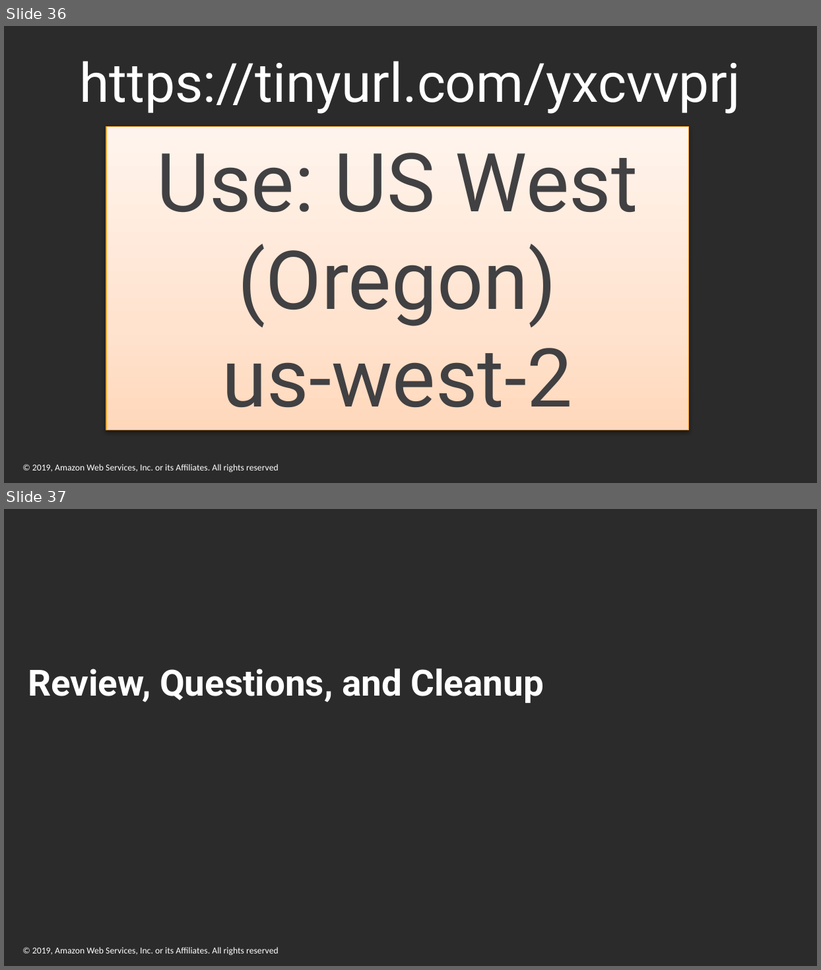
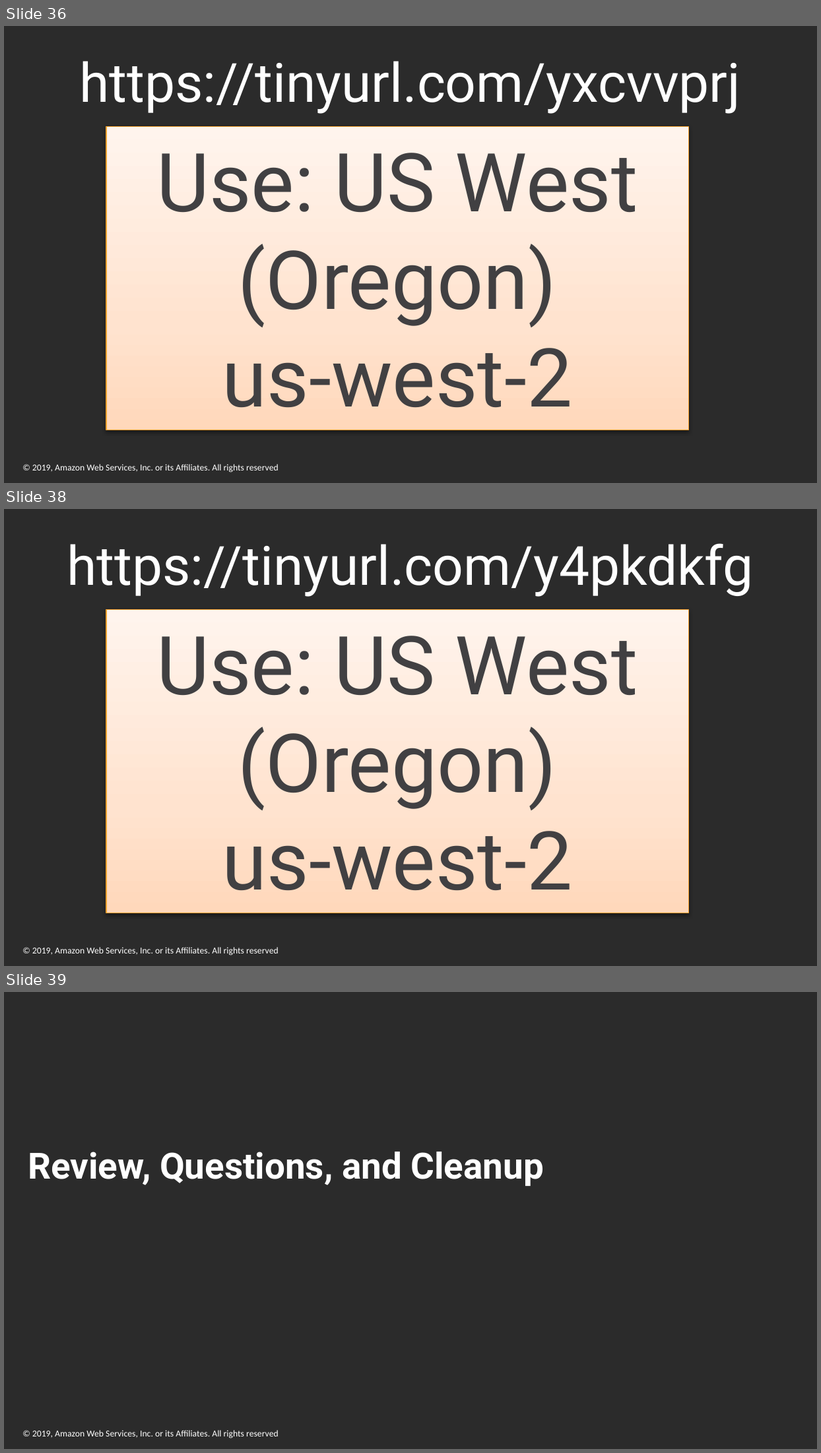
Before and after one commit to rhaney91/aws-scaling-threat-detection-workshop, a slide deck: docs/PF-Threat-Detect-Workshop-Presentation.pptx. Shown one above the other, each under a label of ours: slides 36 and 37 before the commit, slides 36, 38 and 39 after it; the slides between them are not shown. The pictures are 821x970 and 821x1453 pixels, drawn with LibreOffice and Linux fonts; fonts in the diff are those of the drawing; background and template pictures are left out; a plain dark background stands for a picture behind light text. Boxes give left, top, right and bottom in pixels: in the first picture for what was removed or moved away, otherwise in the second. Text is boxed around its words. In the diff, an @@ line names an element or a change of style, - is before the commit and + after.

```diff
--- a/docs/PF-Threat-Detect-Workshop-Presentation.pptx
+++ b/docs/PF-Threat-Detect-Workshop-Presentation.pptx
@@ slide 38 added at (4,509,817,966), background picture (left out); not listed: 1 template element that a slide beside it also shows @@
@@ text added at (67,543,753,597), 48 pt, text #FFFFFF @@
+https://tinyurl.com/y4pkdkfg
@@ rectangle added at (106,610,688,914), fill gradient #FFD8BC to #FFE3D0 to #FFF4ED, outline #F9A32E 0.75 pt, 72 pt, text #414042 @@
+Use: US West (Oregon)
+us-west-2
@@ what was slide 37 is now slide 39 @@
```
Also in this commit, not shown: 2 slides changed, 1 other slide added.
